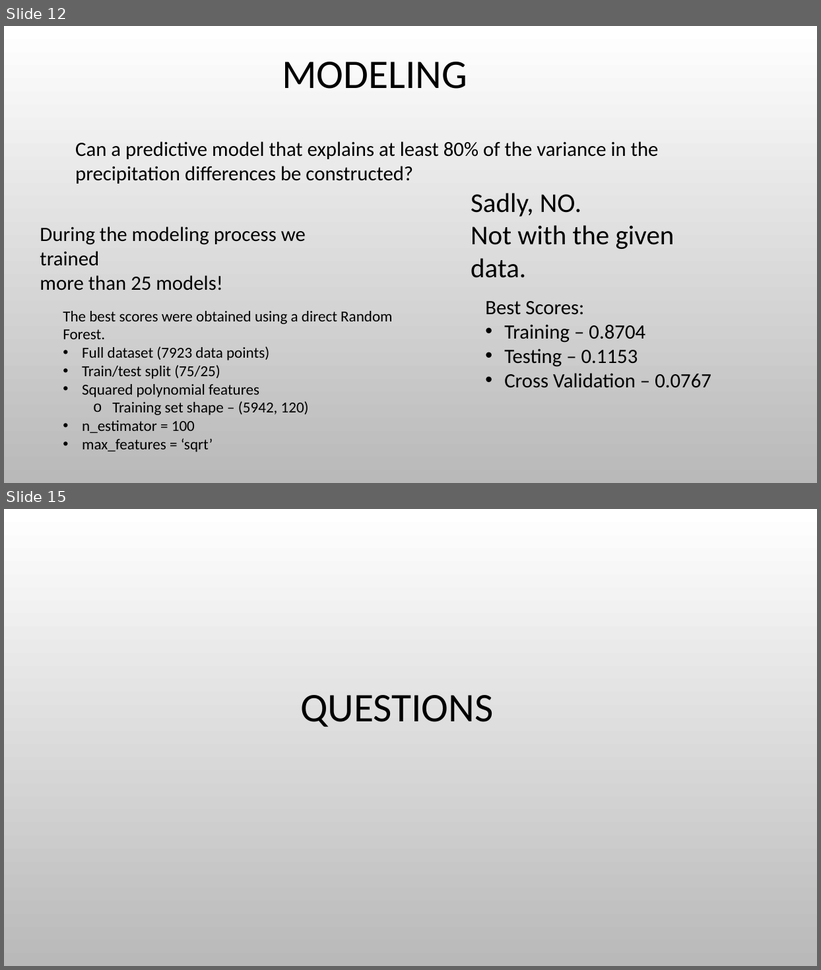
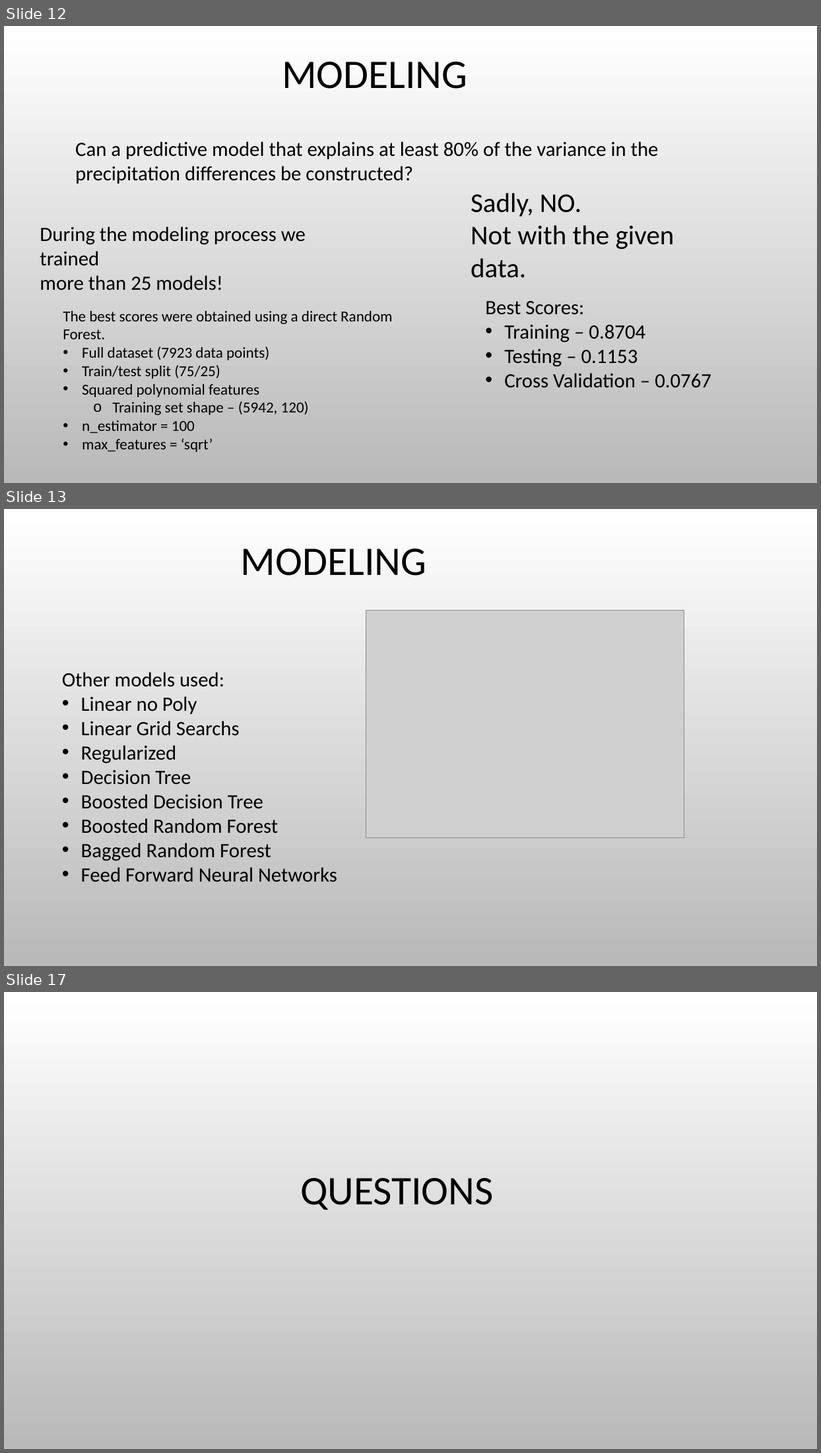
Before and after one commit to BlakeWallace/Lake_Michigan_Influences, a slide deck: slide_deck/Lake_Michigan_Influences.pptx. Shown one above the other, each under a label of ours: slides 12 and 15 before the commit, slides 12, 13 and 17 after it; the slides between them are not shown. The pictures are 821x970 and 821x1453 pixels, drawn with LibreOffice and Linux fonts; fonts in the diff are those of the drawing; grey boxes stand for pictures; background and template pictures are left out. Boxes give left, top, right and bottom in pixels: in the first picture for what was removed or moved away, otherwise in the second. Text is boxed around its words. In the diff, an @@ line names an element or a change of style, - is before the commit and + after.

```diff
--- a/slide_deck/Lake_Michigan_Influences.pptx
+++ b/slide_deck/Lake_Michigan_Influences.pptx
@@ slide 13 added at (4, 509, 817, 966), background picture (left out) @@
@@ title added at (241, 549, 426, 576), 48 pt, text #000000 @@
+MODELING
@@ picture added at (366, 610, 684, 838) @@
@@ text added at (62, 672, 337, 883), 24 pt, text #000000 @@
+Other models used:
+• Linear no Poly
+• Linear Grid Searchs
+• Regularized
+• Decision Tree
+• Boosted Decision Tree
+• Boosted Random Forest
+• Bagged Random Forest
+• Feed Forward Neural Networks
@@ what was slide 15 is now slide 17 @@
```
Also in this commit, not shown: 2 slides changed, 3 other slides added, 2 slides removed, 4 other files.
